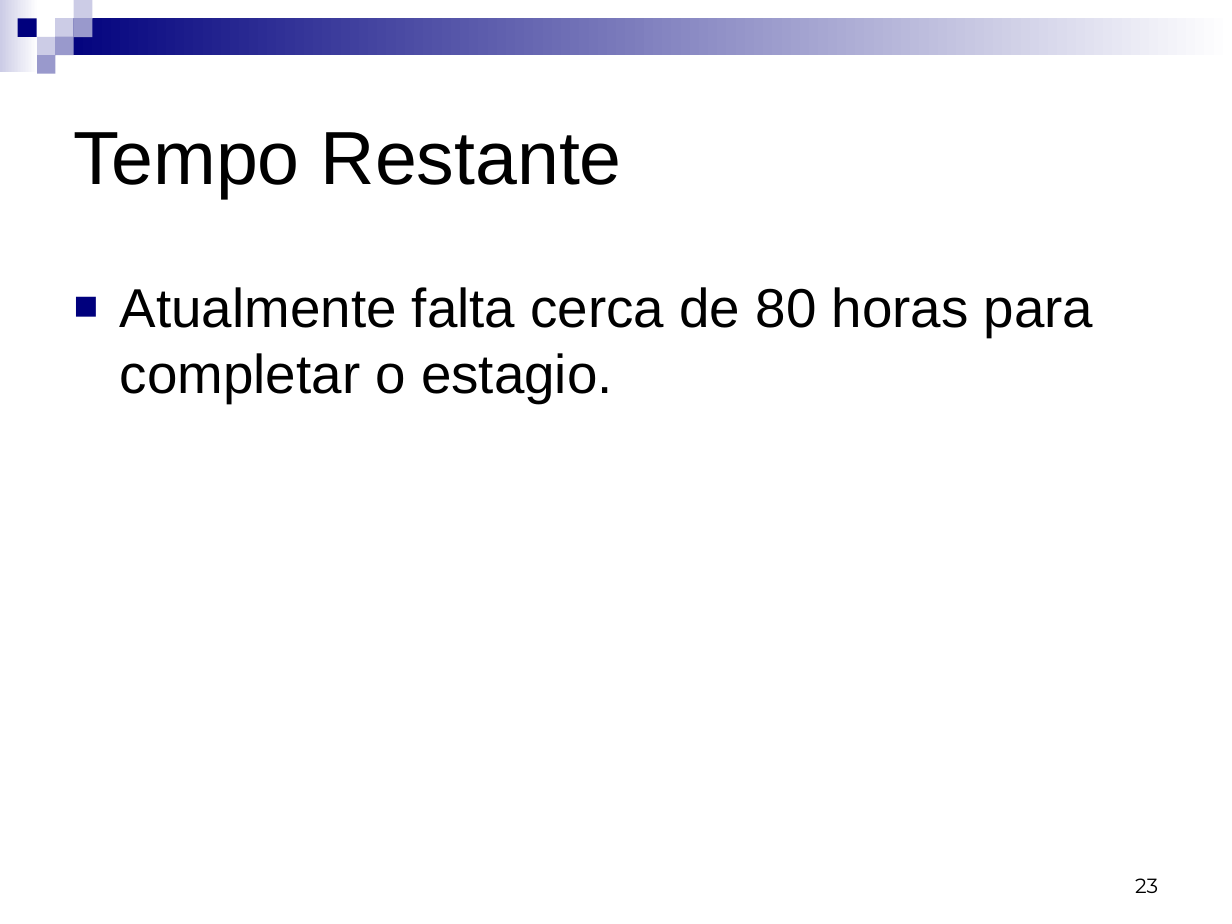
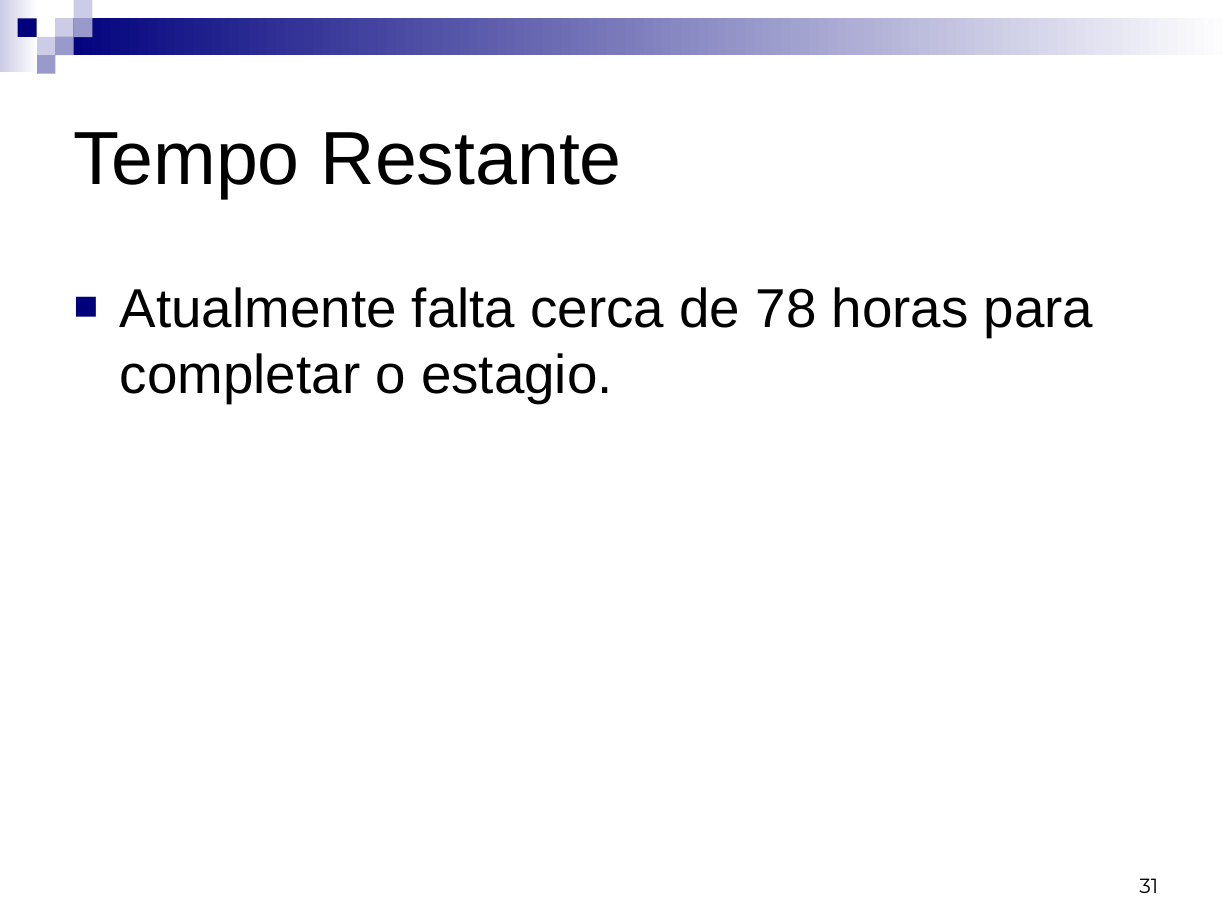
Before and after one commit to Gabrielfgrd/CamaraRB, a slide deck: slide 31 of Documentos/Documentos das aulas/Apresentação para o dia 10.ppt (slide 23 before the commit). Drawn at 1232x924 pixels with LibreOffice and Linux fonts; fonts in the diff are those of the drawing. Boxes give left, top, right and bottom in pixels: in the first picture for what was removed or moved away, otherwise in the second. Text is boxed around its words. In the diff, an @@ line names an element or a change of style, - is before the commit and + after.

```diff
--- a/Documentos/Documentos das aulas/Apresentação para o dia 10.ppt
+++ b/Documentos/Documentos das aulas/Apresentação para o dia 10.ppt
@@ text at (x1=120, y1=287, x2=1094, y2=403): text changed @@
-    ■ Atualmente falta cerca de 80 horas para completar o estagio.
+    ■ Atualmente falta cerca de 78 horas para completar o estagio.
@@ page number at (x1=1139, y1=878, x2=1158, y2=893): text changed @@
-23
+31
```
Also in this commit, not shown: 13 other slides changed, 10 slides added, 2 slides removed, 49 other files.
